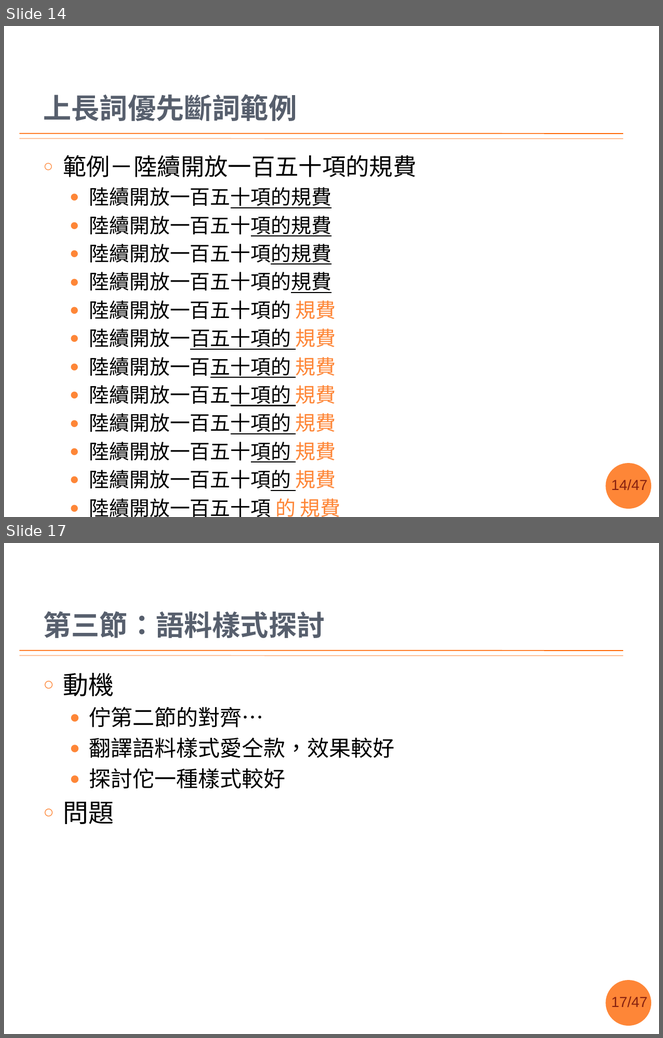
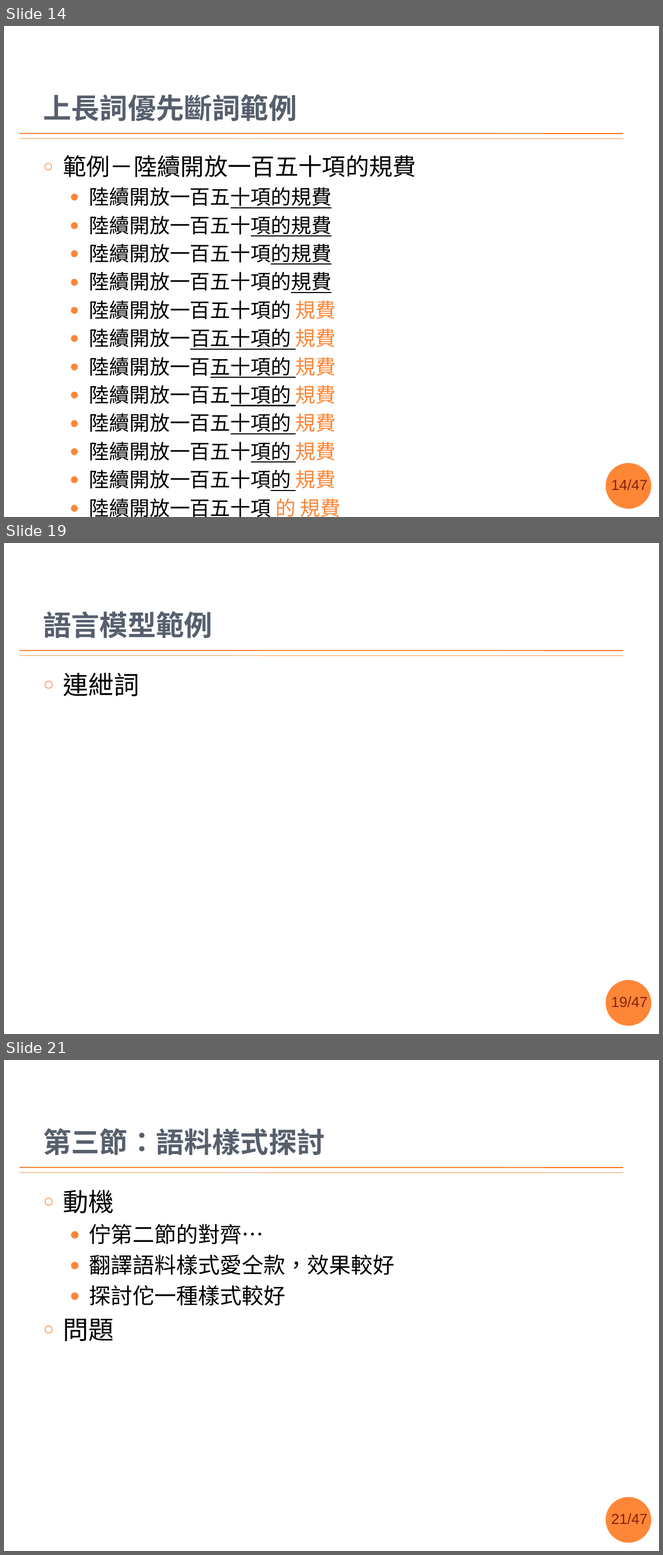
Before and after one commit to sih4sing5hong5/po3-ko3_tau5-iann2-phinn3, a slide deck: 翻譯報告.pptx. Shown one above the other, each under a label of ours: slides 14 and 17 before the commit, slides 14, 19 and 21 after it; the slides between them are not shown. The pictures are 663x1038 and 663x1555 pixels, drawn with LibreOffice and Linux fonts; fonts in the diff are those of the drawing; background and template pictures are left out. Boxes give left, top, right and bottom in pixels: in the first picture for what was removed or moved away, otherwise in the second. Text is boxed around its words. In the diff, an @@ line names an element or a change of style, - is before the commit and + after.

Commit message:
對齊模型的介紹差不多矣 丞宏

```diff
--- a/翻譯報告.pptx
+++ b/翻譯報告.pptx
@@ slide 19 added at [4, 543, 659, 1034], background #FFFFFF; not listed: 4 template elements that a slide beside it also shows @@
@@ title added at [43, 611, 212, 638], 31 pt, text #575F6D, bold @@
+語言模型範例
@@ text added at [63, 672, 139, 696], 28 pt, text #000000 @@
+○ 連紲詞
@@ what was slide 17 is now slide 21 @@
@@ page number at [611, 1514, 648, 1524]: text changed @@
-17/47
+21/47
```
Also in this commit, not shown: 1 slide changed, 3 other slides added.
